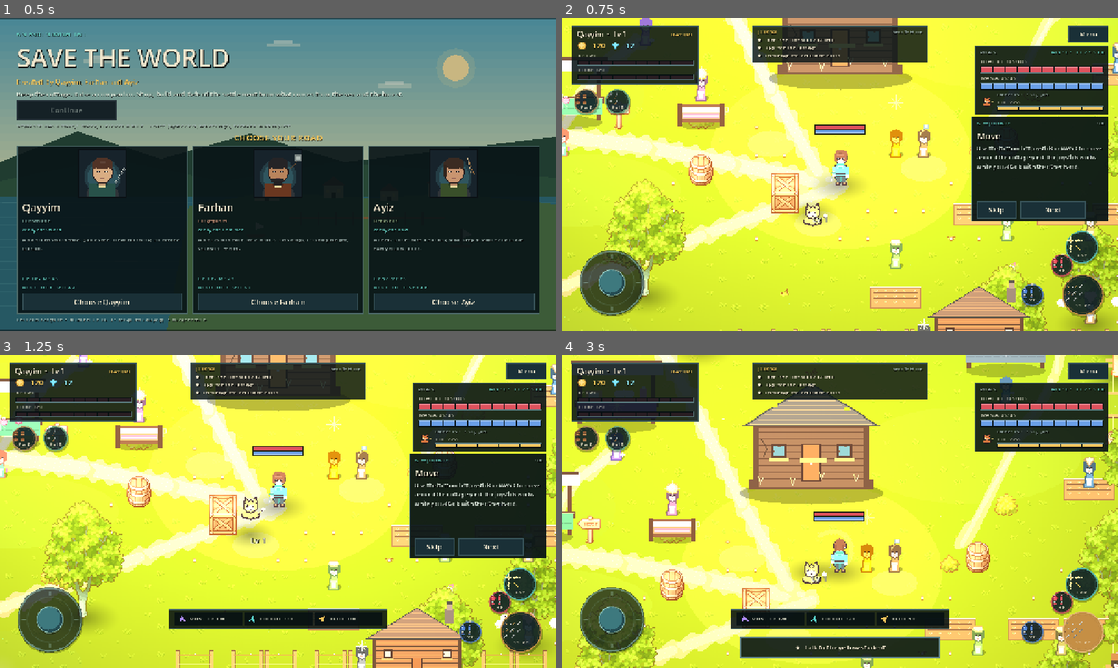
Above: before the commit, frames 1-4 (two rows, left to right).
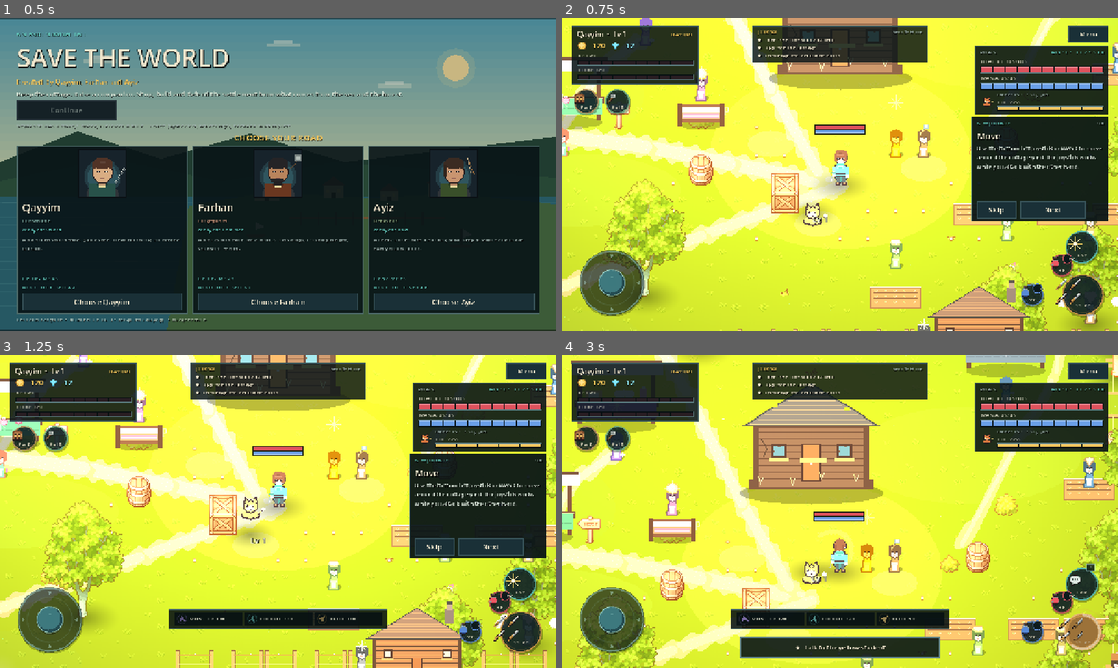
Above: after the commit, the same moments.

Repository: Thunderoar/godottgame
Game: Godot game, scene res://scenes/game.tscn
Same seed, same stepped clock (60 frames per second), same inputs: the game is played once before the commit and once after it.
Inputs (mouse positions are in pixels of both pictures, inside the frame that each line leads up to):
- Up to frame 1 (0.5 s): no input
- Up to frame 2 (0.75 s): click "Choose Qayyim" at 0.5 s
- Up to frame 3 (1.25 s): no input
- Up to frame 4 (3 s): click "Skip" at 1.25 s; tap Enter at 2 s; drag from (612, 621) to (701, 445) at 2.02 s; drag from (1084, 630) to (673, 533) at 2.77 s

Frame 1 is identical in both runs. In frame 2, 0.4% of the frame differs, in the area x 2-94%, y 23-94%; in frame 3, 0.5%; in frame 4, 1.2%, in the area x 2-98%, y 23-96%.

Commit message:
3C: control graphics & icons — redesigned TouchActionButton (integer-scale 32px icon, press squash + ring flash, cooldown sweep, count badges, keycap hints), joystick chevrons/dead-zone/snap-back easing, context-sensitive Use icon (talk/door/bed/gather), weapon-styled Strike icon, segmented-bar flash + smooth drain, mission-arrow pulse + distance fade, Settings gains Effects & Comfort section
Suite: 269 checks, PASS, exit 0.

Diff:
--- a/scripts/player/player.gd
+++ b/scripts/player/player.gd
@@ -21,6 +21,7 @@
 var dead := false
 
 var _attack_timer := 0.0
+var _attack_total := 0.45
 var _sleep_elapsed := 0.0
 var _sleep_duration := 10.0
 var _sleep_hp_start := 0
@@ -156,6 +157,7 @@
 	var character := GameState.character_data()
 	var style := str(character.get("weapon_style", "sword"))
 	_attack_timer = float(character.get("attack_cooldown", 0.45))
+	_attack_total = maxf(0.05, _attack_timer)
 	attacking = true
 	if style == "bow":
 		_fire_arrow(character)
@@ -391,3 +393,10 @@
 
 func get_facing_angle() -> float:
 	return facing.angle()
+
+
+func cooldown_fraction() -> float:
+	# 1.0 right after a swing, easing to 0.0; drives the HUD cooldown sweep.
+	if _attack_timer <= 0.0:
+		return 0.0
+	return clampf(_attack_timer / _attack_total, 0.0, 1.0)
--- a/scripts/ui/game_hud.gd
+++ b/scripts/ui/game_hud.gd
@@ -105,6 +105,8 @@
 		_root.pivot_offset = _root.size * 0.5)
 	GameState.data_changed.connect(refresh_all)
 	GameState.pet_changed.connect(_refresh_pet)
+	GameSettings.changed.connect(_on_setting_changed)
+	_apply_touch_mode()
 	GameState.boss_health_changed.connect(_on_boss_health)
 	GameState.expedition_changed.connect(_refresh_loot)
 	GameState.emergency_changed.connect(_on_emergency_changed)
@@ -432,6 +434,9 @@
 	_mp_count.offset_bottom = -98
 	_mp_count.horizontal_alignment = HORIZONTAL_ALIGNMENT_CENTER
 	_root.add_child(_mp_count)
+	# Badges are drawn on the potion buttons themselves now.
+	_hp_count.visible = false
+	_mp_count.visible = false
 	_control_nodes = {
 		"joystick": _joystick,
 		"attack": _attack_button,
@@ -699,6 +704,12 @@
 	if _loot_timer > 0.25:
 		_loot_timer = 0.0
 		_refresh_loot()
+	if _attack_button:
+		var combatant := get_tree().get_first_node_in_group("player")
+		if combatant != null and is_instance_valid(combatant) and combatant.has_method("cooldown_fraction"):
+			_attack_button.set_cooldown(float(combatant.call("cooldown_fraction")))
+		else:
+			_attack_button.set_cooldown(0.0)
 	_mission_timer += delta
 	if _mission_timer > 0.2:
 		_mission_timer = 0.0
@@ -731,9 +742,9 @@
 		if _interact_button:
 			if prompt.length() > 0:
 				var short := prompt.split(" ")[0]
-				_interact_button.caption = short.trim_suffix(".")
+				_interact_button.set_contextual(short.trim_suffix("."), _prompt_icon_kind(prompt))
 			else:
-				_interact_button.caption = "Use"
+				_interact_button.set_contextual("Use", "spark")
 
 
 func _use_quick_potion(item_id: String) -> void:
@@ -744,7 +755,7 @@
 	world = w
 	_last_prompt = ""
 	if _interact_button:
-		_interact_button.caption = "Use"
+		_interact_button.set_contextual("Use", "spark")
 	_prompt_panel.visible = false
 	_boss_panel.visible = false
 	_sleep_panel.visible = false
@@ -769,6 +780,14 @@
 	_refresh_loot()
 	_hp_count.text = "x%d" % GameState.item_count("health_potion")
 	_mp_count.text = "x%d" % GameState.item_count("mana_potion")
+	# Count badges live on the buttons now; the old floating labels stay hidden.
+	if _health_potion_button:
+		_health_potion_button.set_badge("x%d" % GameState.item_count("health_potion") if GameState.item_count("health_potion") > 0 else "")
+	if _mana_potion_button:
+		_mana_potion_button.set_badge("x%d" % GameState.item_count("mana_potion") if GameState.item_count("mana_potion") > 0 else "")
+	# The Strike icon follows the active hero's weapon discipline.
+	if _attack_button:
+		_attack_button.set_icon(GameState.character_weapon_style())
 	var vitals := _root.find_child("VitalsStats", true, false)
 	if vitals is Label:
 		vitals.text = "ATK %d  •  DEF %d  •  SH %d" % [GameState.attack_power(), GameState.defense(), GameState.shield()]
@@ -864,6 +883,60 @@
 		_sleep_bar.set_values(int(progress * 10.0), 10)
 
 
+func _prompt_icon_kind(prompt: String) -> String:
+	# Context-sensitive Use icon: talk / door / bed / gather / spark.
+	var verb := prompt.split(" ")[0]
+	match verb:
+		"Talk":
+			return "talk"
+		"Enter", "Open", "Return":
+			return "door"
+		"Sleep":
+			return "bed"
+		"Gather":
+			return "gather"
+	return "spark"
+
+
+func _show_key_hints() -> bool:
+	# Keycaps only when the player is not on a touch layout.
+	var mode := GameSettings.touch_controls()
+	if mode == "always":
+		return false
+	if mode == "hidden":
+		return true
+	return not DisplayServer.is_touchscreen_available()
+
+
+func _key_for_action(action_name: String) -> String:
+	for event in InputMap.action_get_events(action_name):
+		if event is InputEventKey:
+			var code := (event as InputEventKey).physical_keycode
+			if code != 0:
+				return OS.get_keycode_string(code)
+	return ""
+
+
+func _apply_touch_mode() -> void:
+	# Joystick hides on pure-keyboard layouts; buttons stay (they double as
+	# clickable targets) and gain keycap hints sourced from the InputMap.
+	var mode := GameSettings.touch_controls()
+	var show_touch := mode == "always" or (mode == "auto" and DisplayServer.is_touchscreen_available())
+	if _joystick:
+		_joystick.visible = show_touch
+	var hints := _show_key_hints()
+	for pair in [["attack", _attack_button], ["interact", _interact_button], ["open_inventory", _inventory_button], ["toggle_build", _build_button], ["use_health_potion", _health_potion_button], ["use_mana_potion", _mana_potion_button]]:
+		var button := pair[1] as TouchActionButton
+		if button == null:
+			continue
+		button.set_key_hint(_key_for_action(pair[0]) if hints else "")
+
+
+func _on_setting_changed(key: String) -> void:
+	if key == "touch_controls":
+		_apply_touch_mode()
+
+
 func show_toast(_text: String, _tone: String = "info") -> void:
 	# In-world notifications are intentionally disabled. Important state lives
 	# in persistent HUD panels and the journal instead of timed pop-ups.
--- a/scripts/ui/mission_arrow.gd
+++ b/scripts/ui/mission_arrow.gd
@@ -7,10 +7,18 @@
 var distance := 0.0
 var direction := Vector2.RIGHT
 
+var _time := 0.0
+
 
 func _ready() -> void:
 	custom_minimum_size = Vector2(156, 30)
 	mouse_filter = Control.MOUSE_FILTER_IGNORE
+	set_process(true)
+	queue_redraw()
+
+
+func _process(delta: float) -> void:
+	_time += delta
 	queue_redraw()
 
 
@@ -33,12 +41,20 @@
 	draw_rect(Rect2(0, 0, size.x, size.y), Color(accent.r, accent.g, accent.b, 0.55), false, 1.0)
 	var centre := Vector2(18, size.y * 0.5)
 	var angle := direction.angle()
+	# Distance fade: near objectives glow, far ones settle to a calm tone.
+	var proximity := 1.0 - clampf(distance / 60.0, 0.0, 0.65)
+	var pulse := 0.82 + sin(_time * 3.2) * 0.18
+	var arrow_color := accent.lerp(Color.WHITE, proximity * 0.25) * pulse
 	var points := PackedVector2Array([
 		Vector2(-7, -7).rotated(angle) + centre,
 		Vector2(10, 0).rotated(angle) + centre,
 		Vector2(-7, 7).rotated(angle) + centre,
 		Vector2(-2, 0).rotated(angle) + centre,
 	])
-	draw_colored_polygon(points, accent)
+	draw_colored_polygon(points, arrow_color)
+	if proximity > 0.75:
+		# Pulsing halo when the objective is close.
+		var halo_a := 0.4 + sin(_time * 3.2 + PI * 0.5) * 0.25
+		draw_arc(centre, 12.0 + sin(_time * 3.2) * 2.0, 0, TAU, 24, Color(accent.r, accent.g, accent.b, halo_a * proximity), 1.5, true)
 	var text := "%s  %dm" % [title, int(round(distance))]
 	draw_string(font, Vector2(35, size.y * 0.5 + 4), text, HORIZONTAL_ALIGNMENT_LEFT, -1, 11, Color(0.9, 0.9, 0.82, 0.95))
--- a/scripts/ui/segmented_bar.gd
+++ b/scripts/ui/segmented_bar.gd
@@ -13,10 +13,15 @@
 var maximum := 100
 var compact := false
 
+var _displayed := -1.0
+var _flash := 0.0
+var _gain := 0.0
+
 
 func _ready() -> void:
 	custom_minimum_size = Vector2(210, 30 if compact else 36)
 	mouse_filter = Control.MOUSE_FILTER_IGNORE
+	set_process(true)
 	queue_redraw()
 
 
@@ -30,9 +35,31 @@
 
 
 func set_values(current: int, total: int) -> void:
+	var previous := value
 	value = clampi(current, 0, maxi(1, total))
 	maximum = maxi(1, total)
+	if _displayed < 0.0:
+		_displayed = float(value)
+	elif value < previous:
+		_flash = 0.32
+	elif value > previous:
+		_gain = 0.4
 	queue_redraw()
+
+
+func _process(delta: float) -> void:
+	if _displayed < 0.0:
+		_displayed = float(value)
+	var drifting := absf(_displayed - float(value)) > 0.01
+	if drifting:
+		# Smooth drain/fill toward the real value; instant for the first paint.
+		_displayed = lerpf(_displayed, float(value), clampf(delta * 9.0, 0.0, 1.0))
+	if _flash > 0.0:
+		_flash = maxf(0.0, _flash - delta)
+	if _gain > 0.0:
+		_gain = maxf(0.0, _gain - delta)
+	if drifting or _flash > 0.0 or _gain > 0.0:
+		queue_redraw()
 
 
 func set_caption(text: String) -> void:
@@ -50,7 +77,8 @@
 	var gap := 2.0
 	var segment_w := (inner.size.x - gap * float(segments - 1)) / float(segments)
 	var ratio := clampf(float(value) / float(maximum), 0.0, 1.0)
-	var filled := ratio * float(segments)
+	var shown := clampf(_displayed / float(maximum), 0.0, 1.0)
+	var filled := shown * float(segments)
 	for i in segments:
 		var x := inner.position.x + float(i) * (segment_w + gap)
 		draw_rect(Rect2(x, inner.position.y, segment_w, inner.size.y), empty_color)
@@ -59,6 +87,10 @@
 			var color := fill_color
 			if ratio <= 0.3:
 				color = fill_color.lerp(Color("#ff9e54"), 0.45)
+			if _flash > 0.0:
+				color = color.lerp(Color.WHITE, _flash * 1.6)
+			elif _gain > 0.0:
+				color = color.lerp(Color("#d6ffd0"), _gain * 1.2)
 			draw_rect(Rect2(x, inner.position.y, segment_w * amount, inner.size.y), color)
 			draw_rect(Rect2(x, inner.position.y, segment_w * amount, 2), color.lightened(0.28))
 	draw_rect(Rect2(0, bar_y, size.x, bar_h), border_color, false, 1.0)
--- a/scripts/ui/settings_panel.gd
+++ b/scripts/ui/settings_panel.gd
@@ -47,6 +47,26 @@
 		_scale_label.text = "%d%%" % int(round(value * 100.0))
 		hud.set_gui_scale(value))
 	content.add_child(scale_row)
+
+	add_section("EFFECTS & COMFORT", GameUI.GOLD)
+	var effects_row := HBoxContainer.new()
+	effects_row.add_theme_constant_override("separation", 12)
+	effects_row.add_child(GameUI.label("Effects quality", 14, GameUI.TEXT))
+	var quality := OptionButton.new()
+	for mode in GameSettings.EFFECT_QUALITIES:
+		quality.add_item(mode.capitalize())
+	quality.selected = maxi(0, GameSettings.EFFECT_QUALITIES.find(GameSettings.effects_quality()))
+	quality.custom_minimum_size = Vector2(150, 38)
+	quality.item_selected.connect(func(index: int) -> void:
+		GameSettings.set_effects_quality(str(GameSettings.EFFECT_QUALITIES[mini(index, GameSettings.EFFECT_QUALITIES.size() - 1)])))
+	effects_row.add_child(quality)
+	var motion := CheckBox.new()
+	motion.text = "Reduce motion"
+	motion.button_pressed = GameSettings.reduce_motion()
+	motion.toggled.connect(func(on: bool) -> void: GameSettings.set_reduce_motion(on))
+	effects_row.add_child(motion)
+	content.add_child(effects_row)
+	add_body_text("Low drops ambient life, wind bending and hit-stop; Reduce motion disables shake and camera look-ahead.", GameUI.MUTED, 13)
 
 	add_section("TOUCH CONTROLS", GameUI.GOLD)
 	add_body_text("Adjust X, Y and size. Changes apply immediately and are saved.", GameUI.MUTED, 13)
--- a/scripts/ui/touch_action_button.gd
+++ b/scripts/ui/touch_action_button.gd
@@ -2,6 +2,11 @@
 extends Control
 ## A large circular touch target that presses an InputMap action. The gameplay
 ## code never needs to know whether a finger or the keyboard sent the action.
+##
+## Visual language (see docs/VISUAL_OVERHAUL.md): a crisp 32px icon drawn at an
+## integer scale, a ring frame that matches GameUI, press squash + ring flash,
+## an optional cooldown sweep (Strike), a count badge (HP/MP potions) and an
+## optional keycap hint for desktop players.
 
 @export var action := "attack"
 @export var caption := "Attack"
@@ -13,6 +18,11 @@
 var _touch_id := -1
 var _mouse_active := false
 var _pulse := 0.0
+var _cooldown := 0.0
+var _badge := ""
+var _enabled := true
+var _press_scale := 1.0
+var _key_hint := ""
 
 
 func _ready() -> void:
@@ -21,7 +31,20 @@
 	focus_mode = Control.FOCUS_NONE
 	set_process(true)
 	set_process_input(true)
-	queue_redraw()
+	_refresh_key_hint()
+	queue_redraw()
+
+
+func _refresh_key_hint() -> void:
+	# Source the keycap from the InputMap itself so a rebinding can never leave
+	# a stale hint behind.
+	for event in InputMap.action_get_events(action):
+		if event is InputEventKey:
+			var code := (event as InputEventKey).physical_keycode
+			if code != 0:
+				_key_hint = OS.get_keycode_string(code)
+				return
+	_key_hint = ""
 
 
 func _gui_input(event: InputEvent) -> void:
@@ -58,6 +81,7 @@
 	_active = true
 	_pulse = 1.0
 	Input.action_press(action)
+	_press_scale = 0.90
 	queue_redraw()
 
 
@@ -66,6 +90,7 @@
 	_touch_id = -1
 	_mouse_active = false
 	Input.action_release(action)
+	_press_scale = 1.0
 	queue_redraw()
 
 
@@ -73,35 +98,113 @@
 	_pulse = maxf(0.0, _pulse - delta * 4.0)
 	if not _active and Input.is_action_pressed(action):
 		_pulse = maxf(_pulse, 0.35)
-	queue_redraw()
+	if _press_scale < 1.0 and not _active:
+		_press_scale = minf(1.0, _press_scale + delta * 8.0)
+		queue_redraw()
 
 
 func cancel() -> void:
 	if _active:
 		_release()
 
+
+# ------------------------------------------------------------------ public surface
+
+func set_cooldown(fraction: float) -> void:
+	# fraction in 0..1: how much of the attack cooldown remains.
+	_cooldown = clampf(fraction, 0.0, 1.0)
+	queue_redraw()
+
+
+func set_badge(text: String) -> void:
+	if text == _badge:
+		return
+	_badge = text
+	queue_redraw()
+
+
+func set_icon(kind: String) -> void:
+	if kind == icon_kind:
+		return
+	icon_kind = kind
+	_refresh_key_hint()
+	queue_redraw()
+
+
+func set_key_hint(text: String) -> void:
+	if text == _key_hint:
+		return
+	_key_hint = text
+	queue_redraw()
+
+
+func set_contextual(new_caption: String, kind: String) -> void:
+	# Used by the Use button to follow the current interaction prompt.
+	caption = new_caption
+	set_icon(kind)
+
+
+func set_touch_enabled(value: bool) -> void:
+	_enabled = value
+	mouse_filter = Control.MOUSE_FILTER_STOP if value else Control.MOUSE_FILTER_IGNORE
+	queue_redraw()
+
+
+# ------------------------------------------------------------------ drawing
 
 func _draw() -> void:
 	var d := minf(diameter, minf(size.x, size.y))
 	var centre := size * 0.5
 	var r := d * 0.5 - 5.0
 	var pressed := _active or _pulse > 0.2
+	var draw_r := r * _press_scale
 	var fill := accent.darkened(0.15) if pressed else Color(0.06, 0.13, 0.15, 0.88)
 	var ring := accent.lightened(0.25) if pressed else accent.darkened(0.1)
-	draw_circle(centre + Vector2(2, 4), r + 2.0, Color(0, 0, 0, 0.28))
-	draw_circle(centre, r, fill)
-	draw_arc(centre, r, 0, TAU, 56, ring, 3.0, true)
-	draw_arc(centre, r - 5.0, 0, TAU, 56, Color(ring.r, ring.g, ring.b, 0.22), 1.0, true)
+	# Drop shadow.
+	draw_circle(centre + Vector2(2, 4), draw_r + 2.0, Color(0, 0, 0, 0.3))
+	# Body + frame rings.
+	draw_circle(centre, draw_r, fill)
+	draw_arc(centre, draw_r, 0, TAU, 56, ring, 3.0, true)
+	draw_arc(centre, draw_r - 5.0, 0, TAU, 56, Color(ring.r, ring.g, ring.b, 0.22), 1.0, true)
 	if pressed:
-		draw_circle(centre, r - 7.0, Color(accent.r, accent.g, accent.b, 0.18))
-	# Icon.
-	var tex := PixelArt.icon(icon_kind)
-	var icon_size := d * 0.43
-	var icon_rect := Rect2(centre - Vector2(icon_size, icon_size * 0.5) - Vector2(0, 7), Vector2(icon_size, icon_size))
-	draw_texture_rect(tex, icon_rect, true, Color.WHITE)
+		draw_circle(centre, draw_r - 7.0, Color(accent.r, accent.g, accent.b, 0.18))
+	if not _enabled:
+		draw_circle(centre, draw_r, Color(0.02, 0.04, 0.05, 0.55))
+	# Icon at an integer multiple of its 32px source: no fractional stretching.
+	var icon_px := 32 if d < 96.0 else 64
+	var tex := PixelArt.icon(icon_kind, 32)
+	var icon_rect := Rect2(centre - Vector2(icon_px, icon_px * 0.55) * _press_scale - Vector2(0, 6), Vector2(icon_px, icon_px) * _press_scale)
+	if not _enabled:
+		draw_texture_rect(tex, icon_rect, true, Color(0.55, 0.6, 0.62, 0.8))
+	else:
+		draw_texture_rect(tex, icon_rect, true, Color.WHITE)
 	# Caption.
 	var font := ThemeDB.fallback_font
 	var font_size := 12
 	var text_size := font.get_string_size(caption, HORIZONTAL_ALIGNMENT_CENTER, -1, font_size)
 	var pos := Vector2(centre.x - text_size.x * 0.5, centre.y + d * 0.27)
 	draw_string(font, pos, caption, HORIZONTAL_ALIGNMENT_CENTER, -1, font_size, Color(0.94, 0.9, 0.8, 0.95))
+	# Cooldown sweep: a bright arc that unwinds clockwise as it recovers.
+	if _cooldown > 0.005:
+		var start := -PI * 0.5
+		var end := start + TAU * _cooldown
+		draw_arc(centre, draw_r - 3.0, start, end, 48, Color(0.95, 0.95, 0.9, 0.55), 4.0, true)
+		draw_circle(centre, draw_r - 7.0, Color(0.01, 0.03, 0.04, 0.35 * _cooldown))
+	# Count badge (HP/MP potions) at the top-right edge.
+	if _badge != "":
+		var badge_pos := centre + Vector2(draw_r * 0.52, -draw_r * 0.62)
+		draw_circle(badge_pos + Vector2(1, 2), 11.0, Color(0, 0, 0, 0.4))
+		draw_circle(badge_pos, 10.5, Color(0.05, 0.1, 0.11, 0.95))
+		draw_arc(badge_pos, 10.5, 0, TAU, 24, accent, 1.6, true)
+		draw_string(font, badge_pos + Vector2(-2, 4), _badge, HORIZONTAL_ALIGNMENT_CENTER, 24, 11, Color(0.96, 0.92, 0.8, 0.98))
+	# Keycap hint for keyboard players.
+	if _key_hint != "":
+		var cap := Rect2(centre.x + draw_r * 0.28, centre.y - draw_r - 10.0, 20.0, 16.0)
+		draw_rect(cap, Color(0.04, 0.09, 0.1, 0.85))
+		draw_rect(cap, Color(0.72, 0.9, 0.86, 0.5), false, 1.0)
+		var hint_size := font.get_string_size(_key_hint, HORIZONTAL_ALIGNMENT_CENTER, -1, 10)
+		draw_string(font, cap.position + (cap.size - hint_size) * 0.5 + Vector2(0, 10), _key_hint, HORIZONTAL_ALIGNMENT_CENTER, -1, 10, Color(0.86, 0.93, 0.9, 0.9))
+	# Press ring flash.
+	if _pulse > 0.05:
+		var flash_r := draw_r + 4.0 + (1.0 - _pulse) * 10.0
+		draw_arc(centre, flash_r, 0, TAU, 48, Color(accent.r, accent.g, accent.b, _pulse * 0.5), 2.5, true)
--- a/scripts/ui/virtual_joystick.gd
+++ b/scripts/ui/virtual_joystick.gd
@@ -2,6 +2,9 @@
 extends Control
 ## On-screen joystick that writes into the same InputMap actions as WASD.
 ## Supports a finger and a mouse; releasing always clears every axis.
+##
+## The knob eases back to centre on release and the whole pad fades slightly
+## when idle, so the movement corner reads calm until it is used.
 
 @export var radius := 72.0
 @export var knob_radius := 30.0
@@ -11,7 +14,9 @@
 var _touch_id := -1
 var _mouse_active := false
 var _knob := Vector2.ZERO
+var _knob_visual := Vector2.ZERO
 var _active := false
+var _idle := 0.0
 
 
 func _ready() -> void:
@@ -19,6 +24,7 @@
 	mouse_filter = Control.MOUSE_FILTER_STOP
 	focus_mode = Control.FOCUS_NONE
 	set_process_input(true)
+	set_process(true)
 	queue_redraw()
 
 
@@ -50,6 +56,18 @@
 	elif event is InputEventMouseMotion and _mouse_active:
 		_move(_local(event.position))
 		get_viewport().set_input_as_handled()
+
+
+func _process(delta: float) -> void:
+	# Ease the drawn knob toward its target for a soft snap-back, and fade the
+	# pad when idle so the movement corner stays visually quiet.
+	_idle = minf(1.0, _idle + delta * 0.5) if not _active else 0.0
+	var target := _knob
+	if not _active:
+		target = Vector2.ZERO
+	if _knob_visual.distance_to(target) > 0.05:
+		_knob_visual = _knob_visual.lerp(target, clampf(delta * 14.0, 0.0, 1.0))
+		queue_redraw()
 
 
 func _begin(local_pos: Vector2) -> void:
@@ -103,19 +121,26 @@
 func _draw() -> void:
 	var centre := size * 0.5
 	var ring := minf(radius, size.x * 0.5 - 4.0)
-	draw_circle(centre + Vector2(2, 4), ring + 3.0, Color(0, 0, 0, 0.24))
-	draw_circle(centre, ring + 3.0, Color(0.04, 0.09, 0.11, 0.66))
-	draw_arc(centre, ring, 0, TAU, 64, Color(0.57, 0.78, 0.76, 0.55), 3.0, true)
-	draw_arc(centre, ring * 0.72, 0, TAU, 48, Color(0.57, 0.78, 0.76, 0.16), 2.0, true)
-	# Four small directional ticks.
+	var fade := 1.0 - _idle * 0.35
+	draw_circle(centre + Vector2(2, 4), ring + 3.0, Color(0, 0, 0, 0.26 * fade))
+	draw_circle(centre, ring + 3.0, Color(0.04, 0.09, 0.11, 0.66 * fade))
+	draw_arc(centre, ring, 0, TAU, 64, Color(0.57, 0.78, 0.76, 0.6 * fade), 3.0, true)
+	draw_arc(centre, ring * 0.72, 0, TAU, 48, Color(0.57, 0.78, 0.76, 0.16 * fade), 2.0, true)
+	# Dead-zone disc so the safe centre area is legible.
+	draw_circle(centre, ring * deadzone, Color(0.05, 0.11, 0.12, 0.5 * fade))
+	# Directional chevrons instead of bare ticks.
+	var chev := Color(0.72, 0.9, 0.86, 0.5 * fade)
 	for dir: Vector2 in [Vector2.UP, Vector2.DOWN, Vector2.LEFT, Vector2.RIGHT]:
-		var a: Vector2 = centre + dir * (ring - 7.0)
-		var b: Vector2 = centre + dir * (ring - 16.0)
-		draw_line(a, b, Color(0.72, 0.9, 0.86, 0.5), 2.0, true)
-	var knob_pos := centre + _knob.limit_length(ring - knob_radius - 4.0)
-	draw_circle(knob_pos + Vector2(1, 3), knob_radius + 1.0, Color(0, 0, 0, 0.32))
+		var base_a := centre + dir * (ring - 8.0)
+		var side := dir.rotated(PI * 0.5) * 4.0
+		var tip := centre + dir * (ring - 17.0)
+		draw_colored_polygon(PackedVector2Array([base_a + side, base_a - side, tip]), chev)
+	var knob_pos := centre + _knob_visual.limit_length(ring - knob_radius - 4.0)
+	draw_circle(knob_pos + Vector2(1, 3), knob_radius + 1.0, Color(0, 0, 0, 0.34))
 	draw_circle(knob_pos, knob_radius, Color(0.14, 0.30, 0.33, 0.96))
 	draw_circle(knob_pos - Vector2(2, 3), knob_radius - 4.0, Color(0.25, 0.49, 0.51, 0.92))
 	draw_arc(knob_pos, knob_radius, 0, TAU, 40, Color(0.71, 0.93, 0.88, 0.72), 2.0, true)
+	# Small grip dot so the knob reads as graspable.
+	draw_circle(knob_pos + Vector2(0, -knob_radius * 0.45), 2.0, Color(0.71, 0.93, 0.88, 0.35))
 	if _active:
 		draw_arc(centre, ring + 6.0, 0, TAU, 64, Color(0.94, 0.78, 0.38, 0.38), 2.0, true)
